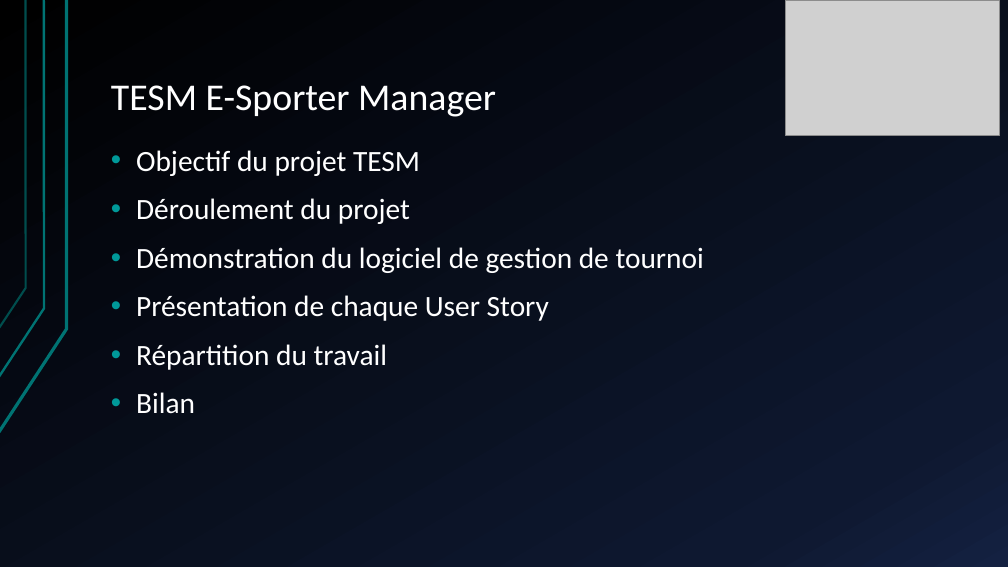
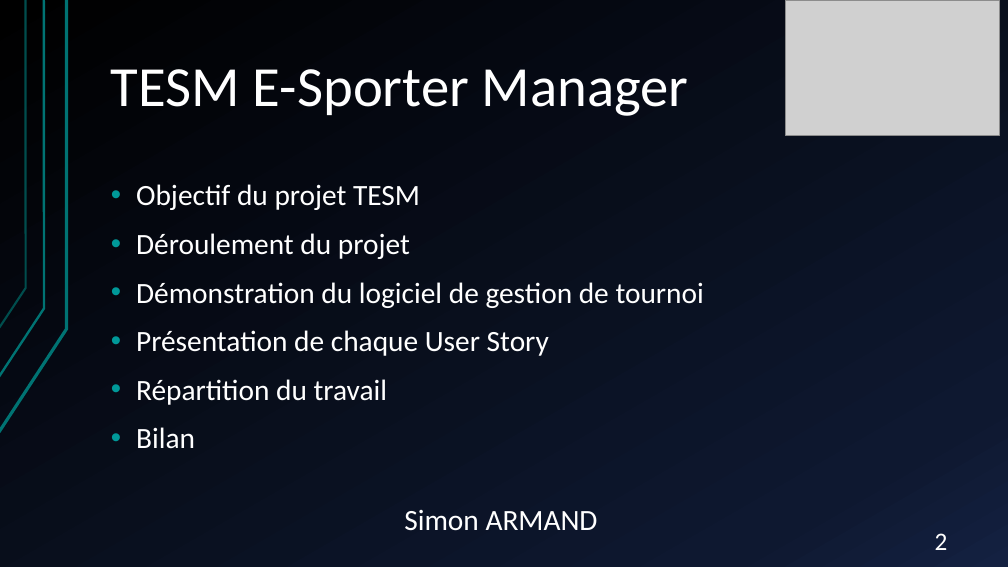
Before and after one commit to gamingdy/tesm-esport-manager, a slide deck: slide 2 of TESM E-Sporter Manager.pptx. Drawn at 1008x567 pixels with LibreOffice and Linux fonts; fonts in the diff are those of the drawing; grey boxes stand for pictures. Boxes give left, top, right and bottom in pixels: in the first picture for what was removed or moved away, otherwise in the second. Text is boxed around its words. In the diff, an @@ line names an element or a change of style, - is before the commit and + after.

```diff
--- a/TESM E-Sporter Manager.pptx
+++ b/TESM E-Sporter Manager.pptx
@@ title "TESM E-Sporter Manager" at bbox=[111, 69, 689, 116]: size 36 to 54 pt @@
@@ text "Objectif du projet TESM": place and size @@
-text "Objectif du projet TESM" at bbox=[136, 150, 704, 414]
+text "Objectif du projet TESM" at bbox=[136, 184, 704, 449]
@@ text added at bbox=[404, 510, 598, 531], 28 pt, text #FFFFFF @@
+Simon ARMAND
@@ page number added at bbox=[935, 533, 948, 550], 24 pt, text #FFFFFF @@
+2
```
Also in this commit, not shown: 1 other slide changed, 13 slides added, 9 slides removed.
